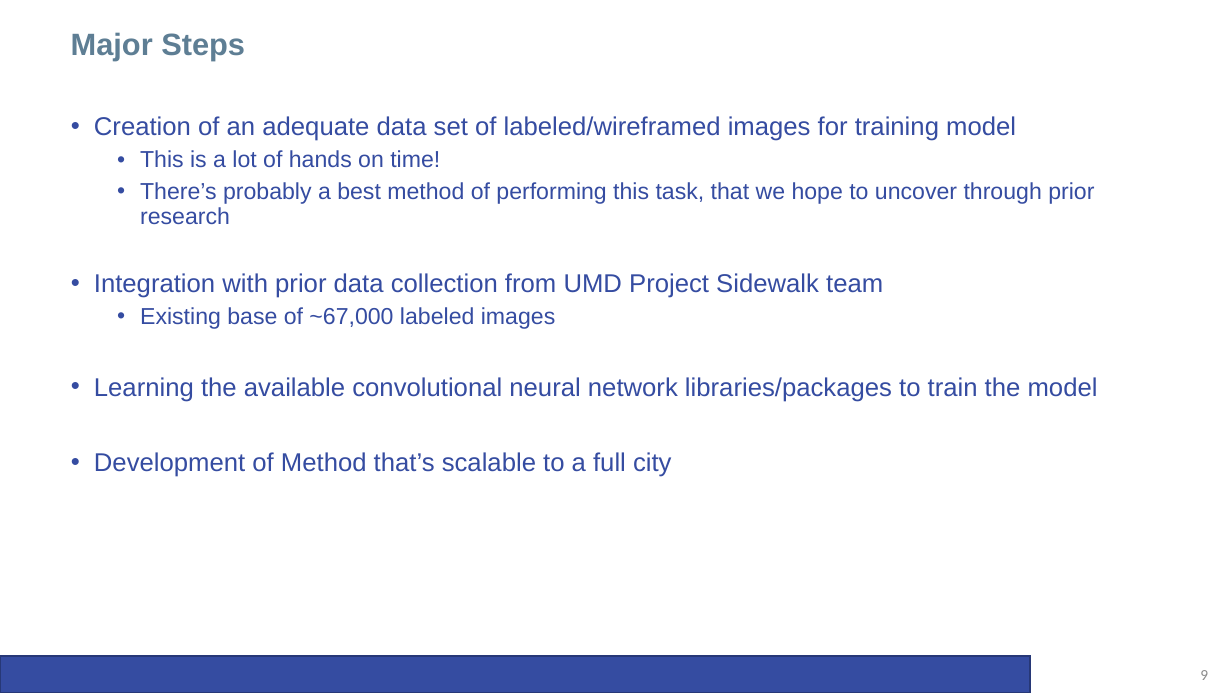
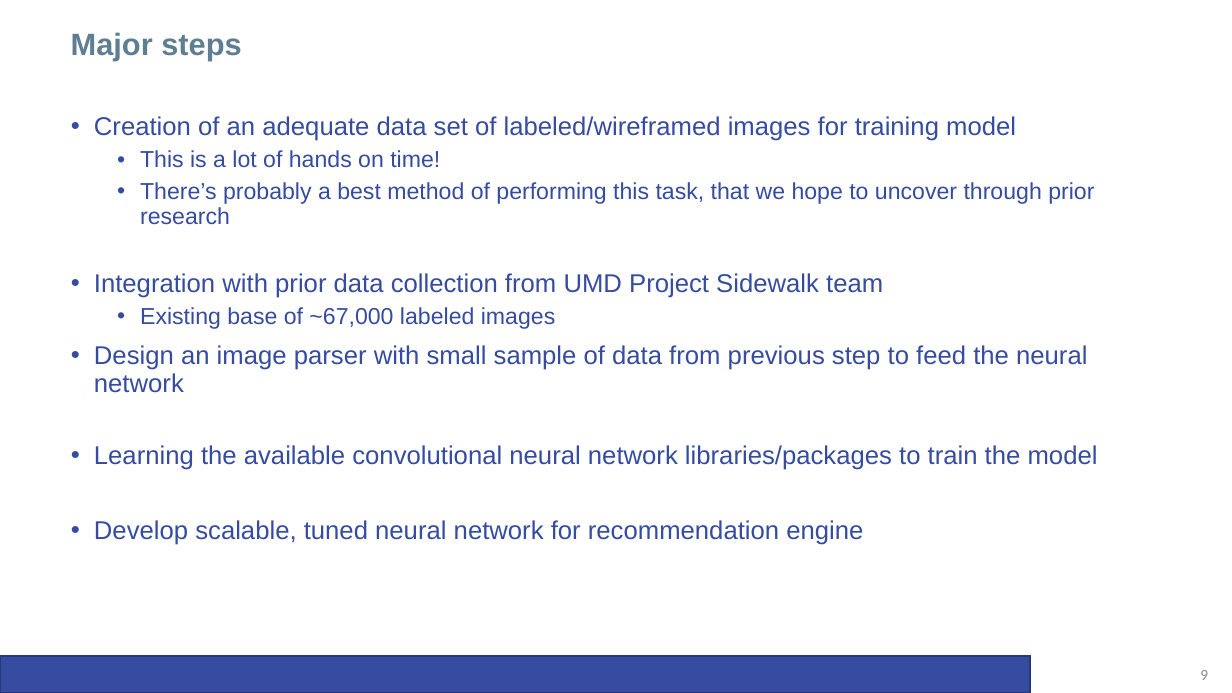
Before and after one commit to anabbott/CapstoneProject, a slide deck: slide 9 of CafeTalks/20170604_CafeTalkIPresentation_v03.pptx. Drawn at 1232x693 pixels with LibreOffice and Linux fonts; fonts in the diff are those of the drawing; background and template pictures are left out. Boxes give left, top, right and bottom in pixels: in the first picture for what was removed or moved away, otherwise in the second. Text is boxed around its words. In the diff, an @@ line names an element or a change of style, - is before the commit and + after.

```diff
--- a/CafeTalks/20170604_CafeTalkIPresentation_v03.pptx
+++ b/CafeTalks/20170604_CafeTalkIPresentation_v03.pptx
@@ text at (x1=71, y1=32, x2=241, y2=61): text changed @@
-Major Steps
+Major steps
@@ text at (x1=94, y1=345, x2=1087, y2=393): paragraph added @@
+• Design an image parser with small sample of data from previous step to feed the neural network
@@ text at (x1=94, y1=520, x2=863, y2=545): text changed @@
-• Development of Method that’s scalable to a full city
+• Develop scalable, tuned neural network for recommendation engine
```
Also in this commit, not shown: 5 other slides changed, 2 other files.
